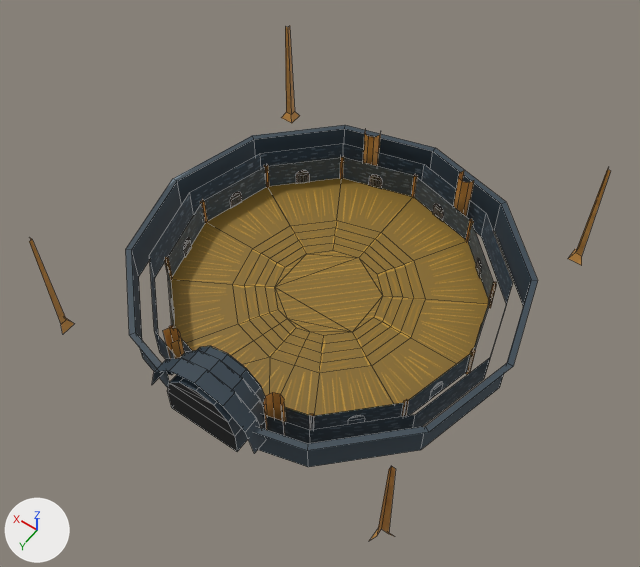
An edit to the Blender file Assets/Models/arena.blend, drawn before and after from the same camera.
Both versions are drawn from a 50 mm lens placed at (-1.92, 2.78, 4.4), pointed at (-0.04, 0.15, 0.26). The axes (+X, +Y, +Z) are drawn at lower left. The lights are the same throughout. Mesh edges are drawn as thin lines.
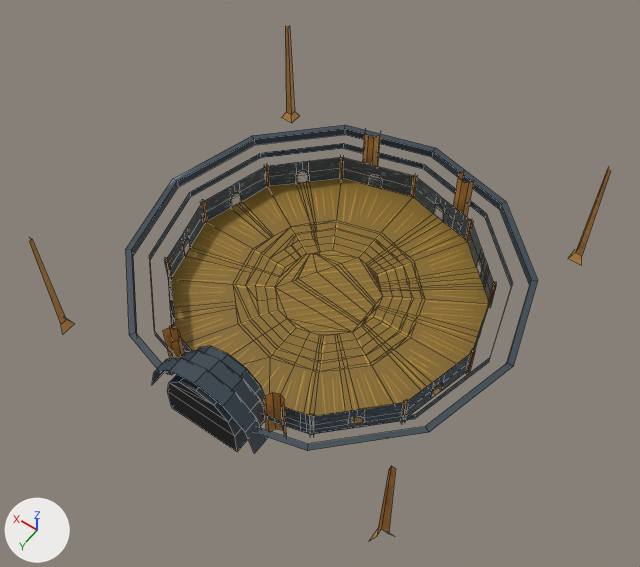
Commit message: arena updates

What differs and where, as boxes (x1, y1, x2, y2) in the pictures (640 x 567 px):
part 1 of me_cylinder_001, built on: before (171, 170, 482, 416); after (167, 157, 495, 430)
part 2 of me_cylinder_001, surface changed: before (132, 129, 531, 467); after (132, 129, 531, 434)

The change in detail:
me_cylinder_001 is used by ob_cylinder; location (0.0, 0.0, 0.0).
me_cylinder_001 had 481 vertices, 317 faces and spanned x -1.24..1.24, y -1.24..1.2, z -0.03..0.8.
me_cylinder_001 now has 801 vertices, 688 faces and spans x -1.24..1.24, y -1.24..1.2, z -0.03..0.8.
me_cylinder_001 part 1: 27 vertices moved from x -1.2..1.2, y -1.2..1.12, z 0.0..0.12 to x -1.2..1.2, y -1.2..1.12, z 0.12..0.21; 34 vertices removed from x -0.94..0.94, y -0.94..0.72, z 0.0..0.12; 354 vertices added at x -1.0..1.0, y -1.0..0.93, z 0.0..0.2.
me_cylinder_001 part 2: 24 kept faces spanning x -1.2..1.2, y -1.2..1.12, z 0.18..0.27 get new texture (UV) coordinates.
